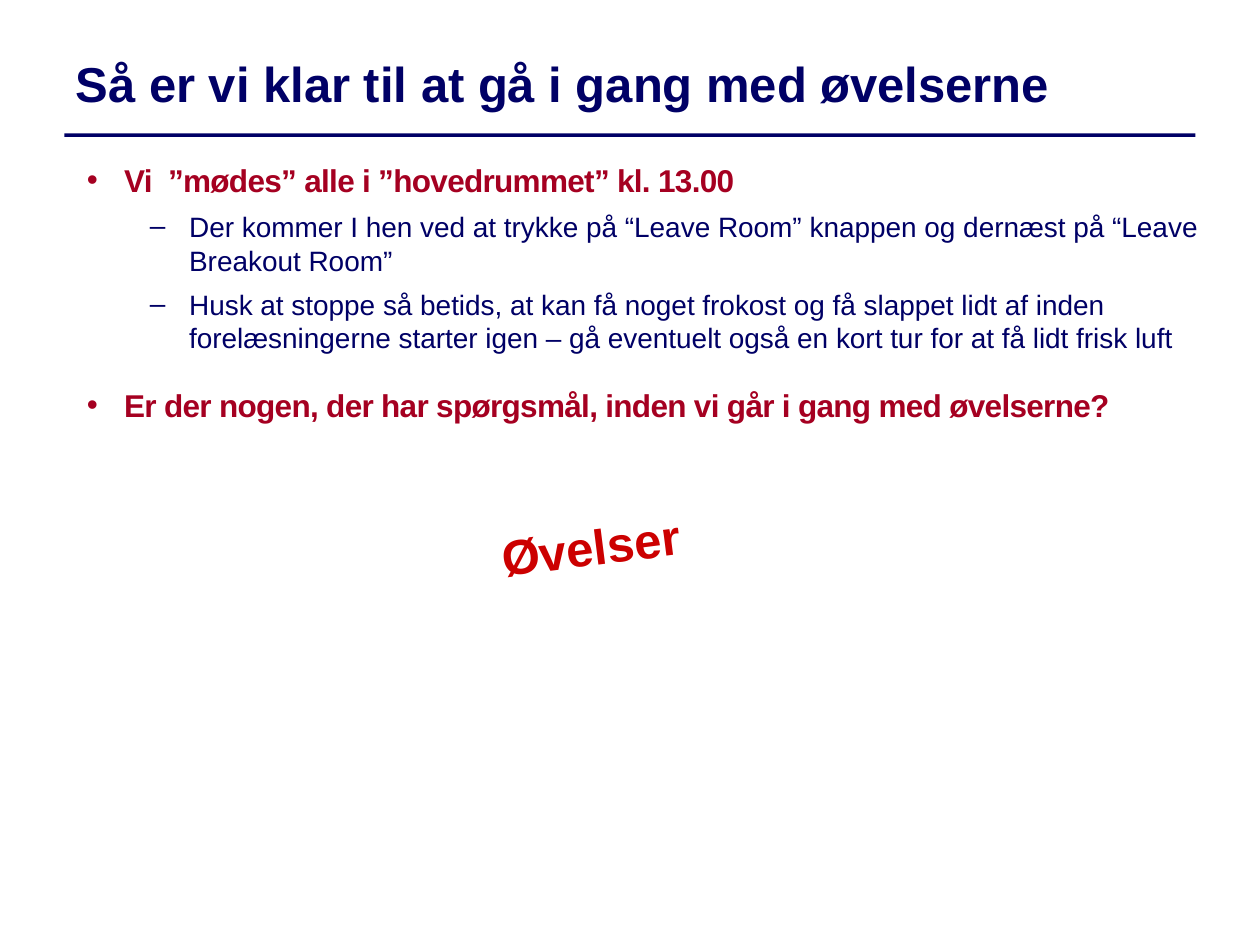
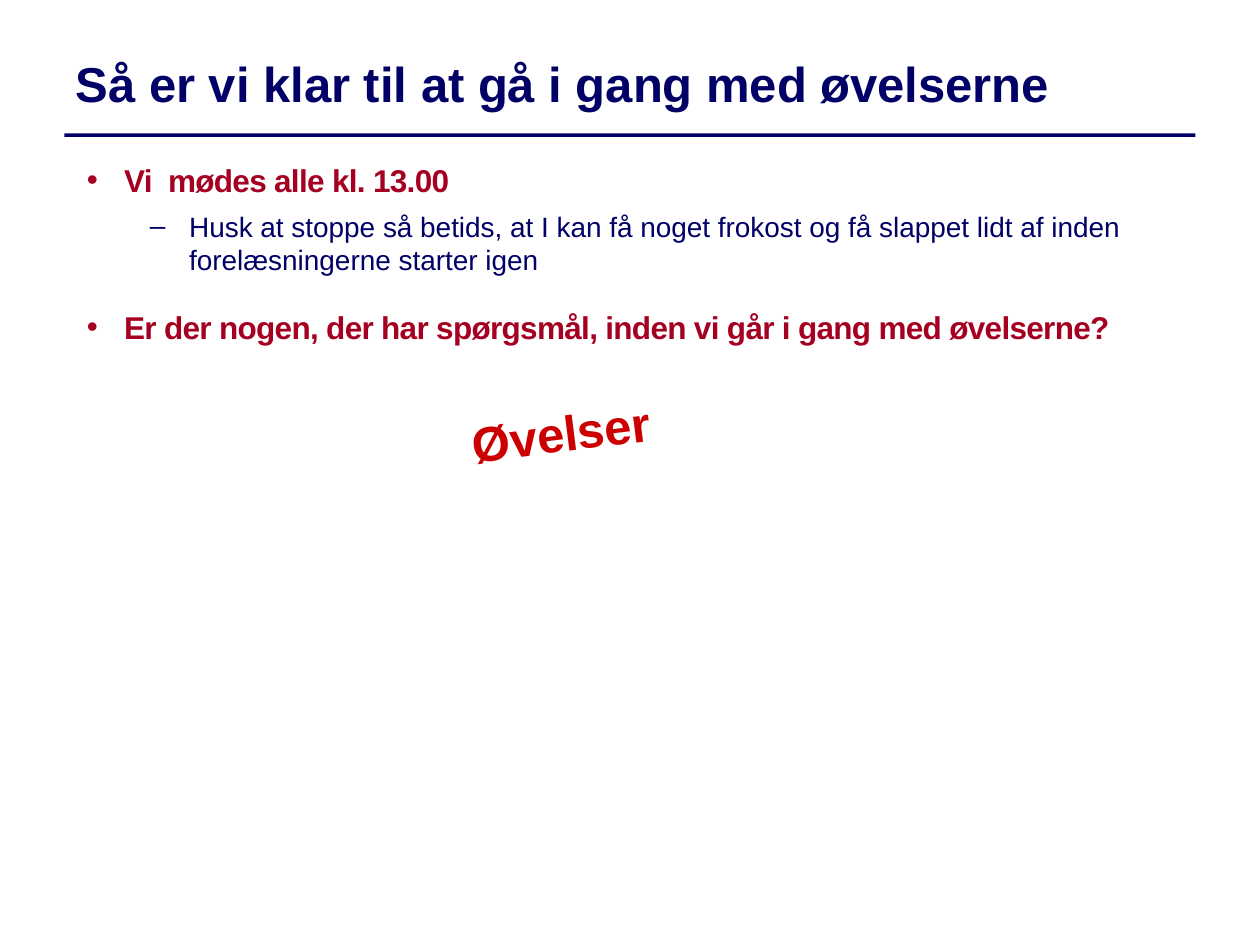
Before and after one commit to IntProgAU/Materiale, a slide deck: slide 8 of web/g22/status/Status1.pptx (slide 9 before the commit). Drawn at 1260x945 pixels with LibreOffice and Linux fonts; fonts in the diff are those of the drawing. Boxes give left, top, right and bottom in pixels: in the first picture for what was removed or moved away, otherwise in the second. Text is boxed around its words. In the diff, an @@ line names an element or a change of style, - is before the commit and + after.

```diff
--- a/web/g22/status/Status1.pptx
+++ b/web/g22/status/Status1.pptx
@@ text at (x1=124, y1=169, x2=1119, y2=276): text changed @@
-  • Vi ”mødes” alle i ”hovedrummet” kl. 13.00
-  – Der kommer I hen ved at trykke på “Leave Room” knappen og dernæst på “Leave Breakout Room”
-  – Husk at stoppe så betids, at kan få noget frokost og få slappet lidt af inden forelæsningerne starter igen – gå eventuelt også en kort tur for at få lidt frisk luft
+  • Vi mødes alle kl. 13.00
+  – Husk at stoppe så betids, at I kan få noget frokost og få slappet lidt af inden forelæsningerne starter igen
@@ text "Øvelser" moved from (x1=504, y1=527, x2=682, y2=578) to (x1=474, y1=414, x2=652, y2=465) @@
```
Also in this commit, not shown: 8 other slides changed, 3 slides added, 2 slides removed.
